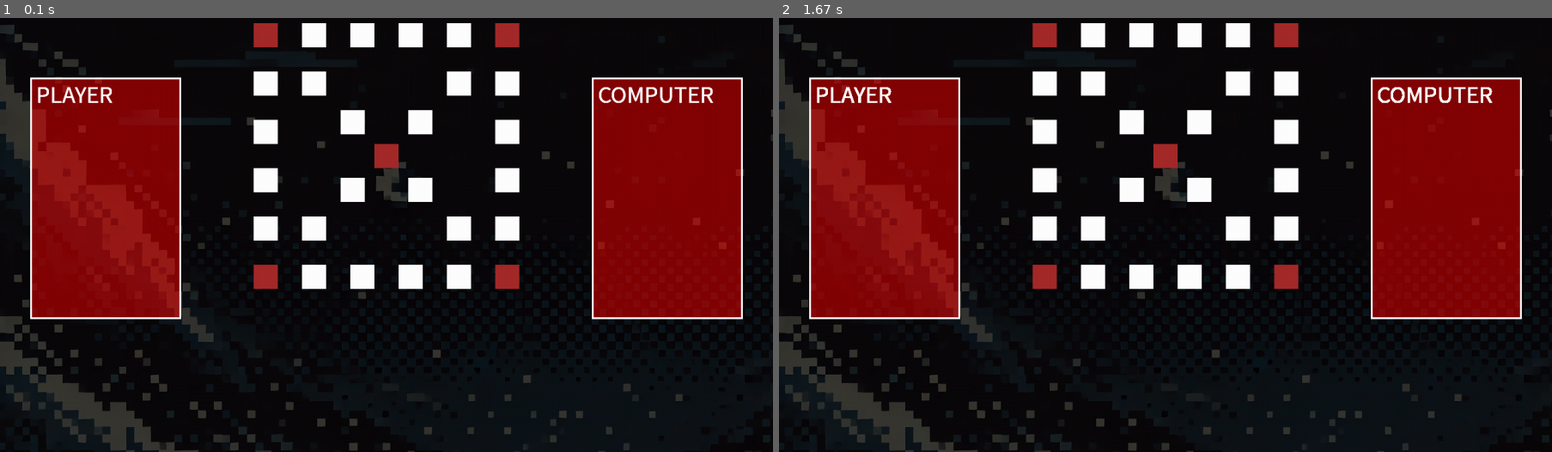
Above: before the commit, frames 1-2 (left to right).
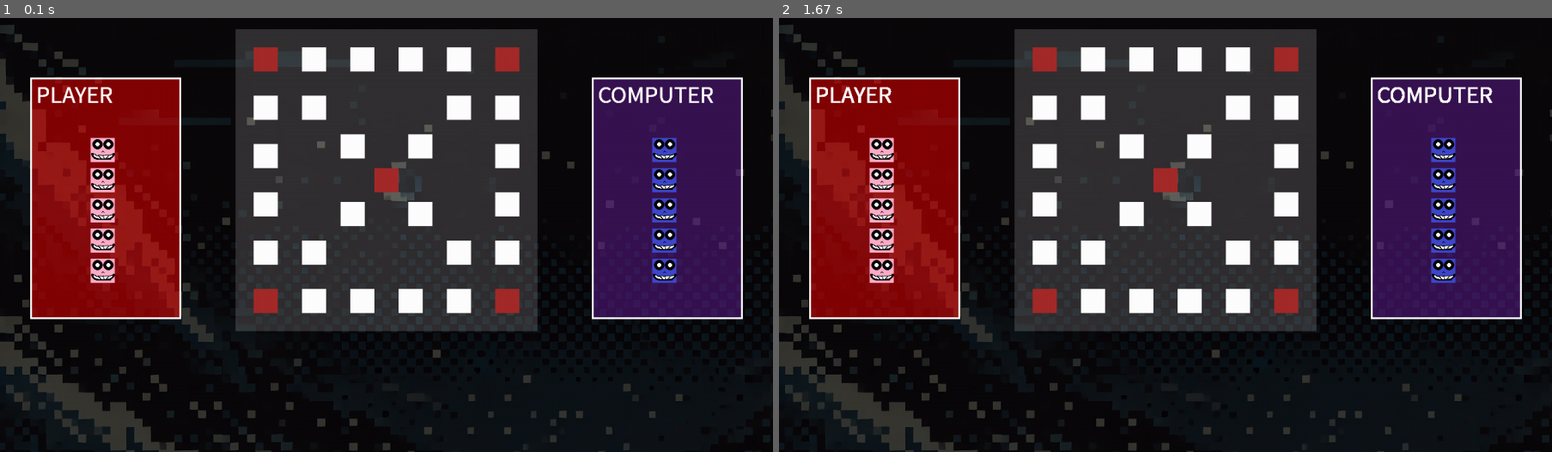
Above: after the commit, the same moments.

Repository: Owl-jun/iot-python-2025
Game: pygame game, started from TOYPROJECT/py96_Yutnori.py
Two runs of this game, one before a commit and one after it. Both use one fixed random seed, a clock stepped at 60 frames per second and the inputs below.
Inputs:
- Up to frame 1 (0.1 s): no input
- Up to frame 2 (1.67 s): no input

The runs differ from the first frame. In frame 1, 39% of the frame differs, in the area x 11-96%, y 1-73%; in frame 2, 39%.

Commit message:
9일차 코딩테스트 및 윷놀이

Diff:
--- a/TOYPROJECT/py96_Yutnori.py
+++ b/TOYPROJECT/py96_Yutnori.py
@@ -16,8 +16,9 @@
         self.create_steps()
 
     def create_steps(self):
+        self.backPanel = pygame.Rect((S_WIDTH/2) - ((80*5.5)/2)-30, 20,500,500)
         grid_size = 80  # 발판 간격 설정
-        start_x, start_y = (S_WIDTH/2) - ((grid_size*5.5)/2), 10
+        start_x, start_y = (S_WIDTH/2) - ((grid_size*5.5)/2), 50
 
         positions = [
             # 네모 발판 좌표
@@ -36,6 +37,7 @@
     def draw(self, screen):
         count = 0
         highlight = [0,5,10,15,22]
+        pygame.draw.rect(screen,(50,50,50),self.backPanel)
         screen.blit(self.image,(0,0))
         for rect in self.steps:
             if count in highlight: self.color = (165,42,42)
@@ -55,7 +57,10 @@
         self.player = pygame.Surface((xSize,ySize), pygame.SRCALPHA)
         self.player.fill((250,0,0,128))
         self.computer = pygame.Surface((xSize,ySize), pygame.SRCALPHA)
-        self.computer.fill((250,0,0,128))
+        self.computer.fill((100,30,150,128))
+
+    get_playerField = lambda self : self.player
+    get_computerField = lambda self : self.computer
 
     def draw(self,screen):
         self.pText = self.titleFont.render('PLAYER',True,'white')
@@ -68,6 +73,24 @@
         pygame.draw.rect(screen, (255, 255, 255), (50, 100, 250, 400), 3)  # Player
         pygame.draw.rect(screen, (255, 255, 255), (S_WIDTH - 300, 100, 250, 400), 3)  # Computer
 
+class Pawn():
+    def __init__(self):
+        self.create_Pawn()
+
+    def create_Pawn(self):
+        self.pPawns = []
+        self.cPawns = []
+        for i in range(5):
+            self.pPawn = pygame.image.load('TOYPROJECT\py96_pPawn.png')
+            self.pPawns.append(self.pPawn)
+            self.cPawn = pygame.image.load('TOYPROJECT\py96_cPawn.png')
+            self.cPawns.append(self.cPawn)
+
+    def draw(self,screen,pawns):
+        i, grid, start = 0, 50, 100
+        for pawn in pawns:
+            screen.blit(pawn,(start,start + i * grid))
+            i += 1
 
 
 # pygame setup
@@ -80,6 +103,7 @@
 def run():
     BOARD = Board()
     PLAYER = Player()
+    PAWN = Pawn()
     while True:
         for event in pygame.event.get():
             if event.type == pygame.QUIT:
@@ -89,6 +113,8 @@
         screen.fill((0,0,0))
         BOARD.draw(screen)
         PLAYER.draw(screen)
+        PAWN.draw(PLAYER.get_playerField(),PAWN.pPawns)
+        PAWN.draw(PLAYER.get_computerField(),PAWN.cPawns)
         pygame.display.flip()
         deltaTime = FPS.tick(60) / 1000
 
Binary file added: TOYPROJECT/py96_cPawn.png
Binary file added: TOYPROJECT/py96_pPawn.png
Not shown, added: day09/강석준.ipynb
